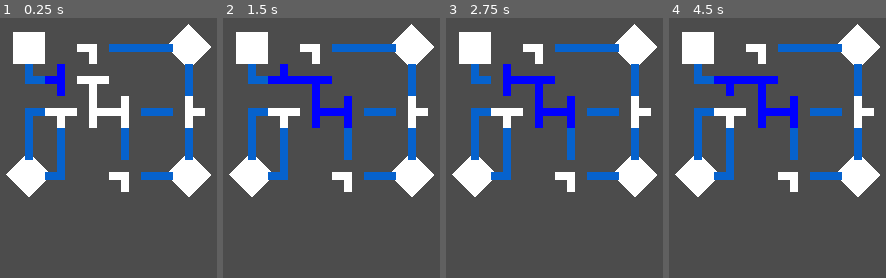
Above: before the commit, frames 1-4 (left to right).
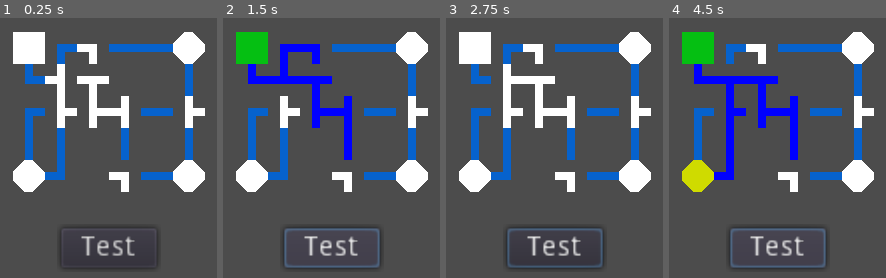
Above: after the commit, the same moments.

Repository: Misignu/Godot-Wild-Jam-24
Game: Godot game, scene res://src/Objects/MotherPuzzle.tscn
Same seed, same stepped clock (60 frames per second), same inputs: the game is played once before the commit and once after it. The project has no main scene, so this scene is started directly.
Inputs (mouse positions are in pixels of both pictures, inside the frame that each line leads up to):
- Up to frame 1 (0.25 s): no input
- Up to frame 2 (1.5 s): click (283, 80) at 0.52 s; click (331, 246) at 1.25 s, where only the run after the commit has a clickable "Test"
- Up to frame 3 (2.75 s): click (506, 80) at 2.02 s
- Up to frame 4 (4.5 s): click (777, 246) at 2.75 s, where only the run after the commit has a clickable "Test"; click (729, 80) at 3.52 s; click (777, 246) at 4.25 s, where only the run after the commit has a clickable "Test"

The runs differ from the first frame. In frame 1, 3.9% of the frame differs, in the area x 2-98%, y 2-97%; in frame 2, 7.0%; in frame 3, 6.1%; in frame 4, 9.2%.

Commit message:
Energy Transmission Fixed

Diff:
--- a/src/Objects/MotherPuzzle.tscn
+++ b/src/Objects/MotherPuzzle.tscn
@@ -2,34 +2,79 @@
 
 [ext_resource path="res://src/Objects/MotherPuzzle/ConnectorsShapes/TShapeConnector.tscn" type="PackedScene" id=1]
 [ext_resource path="res://src/Objects/MotherPuzzle/ConnectorsShapes/LShapeConnector.tscn" type="PackedScene" id=2]
-[ext_resource path="res://src/Objects/MotherPuzzle/InterestPoints/EnergyIn2.tscn" type="PackedScene" id=3]
 [ext_resource path="res://src/Objects/MotherPuzzle/InterestPoints/EnergyOut.tscn" type="PackedScene" id=4]
-[ext_resource path="res://src/Objects/MotherPuzzle/InterestPoints/EnergyIn1.tscn" type="PackedScene" id=5]
-[ext_resource path="res://src/Objects/MotherPuzzle/InterestPoints/EnergyIn3.tscn" type="PackedScene" id=6]
+[ext_resource path="res://src/Objects/MotherPuzzle/InterestPoints/EnergyIn.tscn" type="PackedScene" id=6]
+[ext_resource path="res://src/Objects/MotherPuzzle/ConnectorsShapes/Shapes/LShape.tscn" type="PackedScene" id=7]
+[ext_resource path="res://src/Objects/MotherPuzzle/ConnectorsShapes/Shapes/LineShape.tscn" type="PackedScene" id=8]
 
 [node name="MotherPuzzle" type="Node"]
-
-[node name="Paths" type="Node" parent="."]
-
-[node name="LinePath" type="Polygon2D" parent="Paths"]
-position = Vector2( -274, -108 )
-color = Color( 0.027451, 0.388235, 0.807843, 1 )
-polygon = PoolVector2Array( 440, 220, 440, 204, 444, 204, 444, 220 )
-
-[node name="Path8" type="Polygon2D" parent="Paths"]
-position = Vector2( -274, -108 )
-color = Color( 0.027451, 0.388235, 0.807843, 1 )
-polygon = PoolVector2Array( 450, 194, 466, 194, 466, 198, 450, 198 )
 
 [node name="InterestPoints" type="Node" parent="."]
 
 [node name="EnergyOut" parent="InterestPoints" instance=ExtResource( 4 )]
+position = Vector2( 112, 48 )
 
-[node name="EnergyIn2" parent="InterestPoints" instance=ExtResource( 3 )]
+[node name="EnergyIn1" parent="InterestPoints" instance=ExtResource( 6 )]
+position = Vector2( 112, 112 )
 
-[node name="EnergyIn1" parent="InterestPoints" instance=ExtResource( 5 )]
+[node name="LineShape" parent="InterestPoints/EnergyIn1" instance=ExtResource( 8 )]
+position = Vector2( 8, -8 )
+rotation = 1.5708
+color = Color( 0.027451, 0.388235, 0.807843, 1 )
+uncharged_color = Color( 0.027451, 0.388235, 0.807843, 1 )
+
+[node name="LineShape2" parent="InterestPoints/EnergyIn1" instance=ExtResource( 8 )]
+position = Vector2( 24, -8 )
+rotation = 1.5708
+color = Color( 0.027451, 0.388235, 0.807843, 1 )
+uncharged_color = Color( 0.027451, 0.388235, 0.807843, 1 )
+
+[node name="LShape" parent="InterestPoints/EnergyIn1" instance=ExtResource( 7 )]
+position = Vector2( 7.99997, -24 )
+rotation = 1.5708
+color = Color( 0.027451, 0.388235, 0.807843, 1 )
+uncharged_color = Color( 0.027451, 0.388235, 0.807843, 1 )
+
+[node name="LShape2" parent="InterestPoints/EnergyIn1" instance=ExtResource( 7 )]
+position = Vector2( 24, 8 )
+rotation = -1.5708
+color = Color( 0.027451, 0.388235, 0.807843, 1 )
+uncharged_color = Color( 0.027451, 0.388235, 0.807843, 1 )
+
+[node name="EnergyIn2" parent="InterestPoints" instance=ExtResource( 6 )]
+position = Vector2( 208, 64 )
+rotation = 3.14159
+
+[node name="LineShape" parent="InterestPoints/EnergyIn2" instance=ExtResource( 8 )]
+position = Vector2( 24, 8 )
+color = Color( 0.027451, 0.388235, 0.807843, 1 )
+uncharged_color = Color( 0.027451, 0.388235, 0.807843, 1 )
+
+[node name="LineShape2" parent="InterestPoints/EnergyIn2" instance=ExtResource( 8 )]
+position = Vector2( 40, 8 )
+color = Color( 0.027451, 0.388235, 0.807843, 1 )
+uncharged_color = Color( 0.027451, 0.388235, 0.807843, 1 )
+
+[node name="LineShape3" parent="InterestPoints/EnergyIn2" instance=ExtResource( 8 )]
+position = Vector2( 8, -8 )
+rotation = 1.5708
+color = Color( 0.027451, 0.388235, 0.807843, 1 )
+uncharged_color = Color( 0.027451, 0.388235, 0.807843, 1 )
 
 [node name="EnergyIn3" parent="InterestPoints" instance=ExtResource( 6 )]
+position = Vector2( 192, 128 )
+rotation = -1.5708
+
+[node name="LineShape" parent="InterestPoints/EnergyIn3" instance=ExtResource( 8 )]
+position = Vector2( 8, -8 )
+rotation = -1.5708
+color = Color( 0.027451, 0.388235, 0.807843, 1 )
+uncharged_color = Color( 0.027451, 0.388235, 0.807843, 1 )
+
+[node name="LineShape2" parent="InterestPoints/EnergyIn3" instance=ExtResource( 8 )]
+position = Vector2( 24, 8 )
+color = Color( 0.027451, 0.388235, 0.807843, 1 )
+uncharged_color = Color( 0.027451, 0.388235, 0.807843, 1 )
 
 [node name="Connectors" type="Node" parent="."]
 
@@ -43,7 +88,6 @@
 
 [node name="TShapeConnector3" parent="Connectors" instance=ExtResource( 1 )]
 position = Vector2( 136, 88 )
-rotation = 1.5708
 
 [node name="TShapeConnector4" parent="Connectors" instance=ExtResource( 1 )]
 position = Vector2( 200, 88 )
@@ -62,3 +106,35 @@
 [node name="LShapeConnector3" parent="Connectors" instance=ExtResource( 2 )]
 position = Vector2( 152, 56 )
 rotation = 3.14159
+
+[node name="LShape" parent="Connectors" instance=ExtResource( 7 )]
+position = Vector2( 136, 56 )
+rotation = 1.5708
+color = Color( 0.027451, 0.388235, 0.807843, 1 )
+uncharged_color = Color( 0.027451, 0.388235, 0.807843, 1 )
+
+[node name="LineShape" parent="Connectors" instance=ExtResource( 8 )]
+position = Vector2( 184, 88 )
+color = Color( 0.027451, 0.388235, 0.807843, 1 )
+uncharged_color = Color( 0.027451, 0.388235, 0.807843, 1 )
+
+[node name="LineShape2" parent="Connectors" instance=ExtResource( 8 )]
+position = Vector2( 168, 104 )
+rotation = 1.5708
+color = Color( 0.027451, 0.388235, 0.807843, 1 )
+uncharged_color = Color( 0.027451, 0.388235, 0.807843, 1 )
+
+[node name="Button" type="Button" parent="."]
+anchor_left = 0.5
+anchor_top = 0.92
+anchor_right = 0.5
+anchor_bottom = 0.92
+margin_left = -24.0
+margin_top = -20.0
+margin_right = 24.0
+margin_bottom = -35.0
+text = "Test"
+__meta__ = {
+"_edit_use_anchors_": false
+}
+[connection signal="pressed" from="Button" to="InterestPoints/EnergyOut" method="_on_Button_pressed"]
--- a/src/Objects/MotherPuzzle/Connector.gd
+++ b/src/Objects/MotherPuzzle/Connector.gd
@@ -10,8 +10,6 @@
 
 # animate the rotation of the connector
 func _on_Button_pressed() -> void:
-	shape.call_discharge()
-
 	if timer.is_stopped():
 		timer.wait_time = 0.5
 		animate = tween.interpolate_property(self, "rotation", rotation, rotation + PI/2, 0.5)
@@ -20,3 +18,8 @@
 			tween_state = tween.start()
 
 		timer.start()
+
+# wait for the answer verification
+func wait():
+	timer.wait_time = 0.7
+	timer.start()
--- a/src/Objects/MotherPuzzle/ConnectorsShapes/LShapeConnector.tscn
+++ b/src/Objects/MotherPuzzle/ConnectorsShapes/LShapeConnector.tscn
@@ -3,6 +3,8 @@
 [ext_resource path="res://src/Objects/MotherPuzzle/Connector.tscn" type="PackedScene" id=1]
 [ext_resource path="res://src/Objects/MotherPuzzle/ConnectorsShapes/Shapes/LShape.tscn" type="PackedScene" id=2]
 
-[node name="LShapeConnector" instance=ExtResource( 1 )]
+[node name="LShapeConnector" groups=[
+"shape_connectors",
+] instance=ExtResource( 1 )]
 
 [node name="Shape" parent="." index="1" instance=ExtResource( 2 )]
--- a/src/Objects/MotherPuzzle/ConnectorsShapes/Shapes/LShape.tscn
+++ b/src/Objects/MotherPuzzle/ConnectorsShapes/Shapes/LShape.tscn
@@ -23,8 +23,8 @@
 		color = uncharged_color
 
 
-# verifing if the shape is charged
-func _physics_process(_delta: float) -> void:
+# verify if the shape is charged
+func _physics_process(delta: float) -> void:
 	transmitter1_charged = is_receiver_charged(receiver1)
 
 	transmitter2_charged = is_receiver_charged(receiver2)
@@ -36,7 +36,7 @@
 		is_charged = false
 
 
-func is_receiver_charged(receiver: RayCast2D):
+func is_receiver_charged(receiver: RayCast2D) -> bool:
 	if receiver.is_colliding():
 		var shape: Node = receiver.get_collider().get_parent()
 
@@ -49,30 +49,17 @@
 	else:
 		return false
 
-
-func call_discharge():
-	discharge(receiver1)
-	discharge(receiver2)
-
-
-func discharge(receiver: RayCast2D):
-	if receiver.is_colliding():
-		var shape: Node = receiver.get_collider().get_parent()
-
-		if not shape.is_in_group(\"energy_out\"):
-			if shape.is_charged:
-				shape.is_charged = false
-				shape.transmitter1_charged = false
-				shape.transmitter2_charged = false
-
-				if shape.is_in_group(\"t_shape\"):
-					shape.transmitter3_charged = false
+func reset() -> void:
+	transmitter1_charged = false
+	transmitter2_charged = false
+	is_charged = false
 "
 
 [sub_resource type="RectangleShape2D" id=2]
 extents = Vector2( 2, 2 )
 
 [node name="LShape" type="Polygon2D" groups=[
+"connectors",
 "l_shape",
 ]]
 polygon = PoolVector2Array( -2, -8, -2, 2, 8, 2, 8, -2, 2, -2, 2, -8 )
--- /dev/null
+++ b/src/Objects/MotherPuzzle/ConnectorsShapes/Shapes/LineShape.tscn
@@ -0,0 +1,16 @@
+[gd_scene load_steps=2 format=2]
+
+[ext_resource path="res://src/Objects/MotherPuzzle/ConnectorsShapes/Shapes/LShape.tscn" type="PackedScene" id=1]
+
+[node name="LineShape" instance=ExtResource( 1 )]
+polygon = PoolVector2Array( -8, 2, -2, 2, 8, 2, 8, -2, 2, -2, -8, -2 )
+
+[node name="CollisionShape2D" parent="EnergyTransmitter1" index="0"]
+position = Vector2( -4, -4 )
+
+[node name="CollisionShape2D" parent="EnergyTransmitter2" index="0"]
+position = Vector2( 8, 0 )
+
+[node name="EnergyReceiver2" parent="." index="3"]
+position = Vector2( -8, 0 )
+rotation = 1.5708
--- a/src/Objects/MotherPuzzle/ConnectorsShapes/Shapes/TShape.tscn
+++ b/src/Objects/MotherPuzzle/ConnectorsShapes/Shapes/TShape.tscn
@@ -25,9 +25,8 @@
 		color = uncharged_color
 
 
-
 # verifing if the shape is charged
-func _physics_process(_delta: float) -> void:
+func _physics_process(delta: float) -> void:
 	transmitter1_charged = is_receiver_charged(receiver1)
 
 	transmitter2_charged = is_receiver_charged(receiver2)
@@ -41,7 +40,7 @@
 		is_charged = false
 
 
-func is_receiver_charged(receiver: RayCast2D):
+func is_receiver_charged(receiver: RayCast2D) -> bool:
 	if receiver.is_colliding():
 		var shape: Node = receiver.get_collider().get_parent()
 
@@ -54,31 +53,19 @@
 	else:
 		return false
 
-
-func call_discharge():
-	discharge(receiver1)
-	discharge(receiver2)
-	discharge(receiver3)
-
-
-func discharge(receiver: RayCast2D):
-	if receiver.is_colliding():
-		var shape: Node = receiver.get_collider().get_parent()
-
-		if not shape.is_in_group(\"energy_out\"):
-			if shape.is_charged:
-				shape.is_charged = false
-				shape.transmitter1_charged = false
-				shape.transmitter2_charged = false
-
-				if shape.is_in_group(\"t_shape\"):
-					shape.transmitter3_charged = false
+func reset() -> void:
+	transmitter1_charged = false
+	transmitter2_charged = false
+	transmitter3_charged = false
+	is_charged = false
+	print(\"oi\")
 "
 
 [sub_resource type="RectangleShape2D" id=2]
 extents = Vector2( 2, 2 )
 
 [node name="TShape" type="Polygon2D" groups=[
+"connectors",
 "t_shape",
 ]]
 polygon = PoolVector2Array( -2, -8, -2, 8, 2, 8, 2, 2, 8, 2, 8, -2, 2, -2, 2, -8 )
--- a/src/Objects/MotherPuzzle/ConnectorsShapes/TShapeConnector.tscn
+++ b/src/Objects/MotherPuzzle/ConnectorsShapes/TShapeConnector.tscn
@@ -3,6 +3,8 @@
 [ext_resource path="res://src/Objects/MotherPuzzle/Connector.tscn" type="PackedScene" id=1]
 [ext_resource path="res://src/Objects/MotherPuzzle/ConnectorsShapes/Shapes/TShape.tscn" type="PackedScene" id=2]
 
-[node name="TShapeConnector" instance=ExtResource( 1 )]
+[node name="TShapeConnector" groups=[
+"shape_connectors",
+] instance=ExtResource( 1 )]
 
 [node name="Shape" parent="." index="1" instance=ExtResource( 2 )]
--- /dev/null
+++ b/src/Objects/MotherPuzzle/InterestPoints/EnergyIn.tscn
@@ -0,0 +1,68 @@
+[gd_scene load_steps=2 format=2]
+
+[sub_resource type="GDScript" id=1]
+script/source = "extends Polygon2D
+
+var is_charged: bool = false
+var receiver1_charged: bool = false
+var receiver2_charged: bool = false
+var half_charged: = Color(\"d0dc00\")
+var full_charged: = Color(\"06c013\")
+var discharged: = Color(\"ffffff\")
+
+onready var receiver1: RayCast2D = $EnergyReceiver1
+onready var receiver2: RayCast2D = $EnergyReceiver2
+
+
+# charged feedback
+func _process(_delta: float) -> void:
+	if receiver1_charged and receiver2_charged:
+		color = full_charged
+
+	elif receiver1_charged or receiver2_charged:
+		color = half_charged
+
+	else:
+		color = discharged
+
+
+# verify if the receivers are charged
+func _physics_process(_delta: float) -> void:
+	if receiver1.get_collider().get_parent().is_charged:
+		receiver1_charged = true
+
+	else:
+		receiver1_charged = false
+
+	if receiver2.get_collider().get_parent().is_charged:
+		receiver2_charged = true
+
+	else:
+		receiver2_charged = false
+
+	if receiver1_charged and receiver2_charged:
+		is_charged = true
+
+	else:
+		is_charged = false
+"
+
+[node name="EnergyIn" type="Polygon2D"]
+polygon = PoolVector2Array( 6, 0, 0, 6, 0, 10, 6, 16, 10, 16, 16, 10, 16, 6, 10, 0 )
+script = SubResource( 1 )
+
+[node name="EnergyReceiver1" type="RayCast2D" parent="."]
+position = Vector2( 8, 0 )
+rotation = 3.14159
+enabled = true
+cast_to = Vector2( 0, 4 )
+collide_with_areas = true
+collide_with_bodies = false
+
+[node name="EnergyReceiver2" type="RayCast2D" parent="."]
+position = Vector2( 16, 8 )
+rotation = -1.5708
+enabled = true
+cast_to = Vector2( 0, 4 )
+collide_with_areas = true
+collide_with_bodies = false
--- a/src/Objects/MotherPuzzle/InterestPoints/EnergyIn1.tscn
+++ /dev/null
@@ -1,21 +0,0 @@
-[gd_scene format=2]
-
-[node name="EnergyIn1" type="Polygon2D"]
-position = Vector2( 200, 108 )
-rotation = 0.785398
-scale = Vector2( 0.4, 0.4 )
-polygon = PoolVector2Array( 0, 0, 0, 40, 40, 40, 40, 0 )
-
-[node name="Path1" type="Polygon2D" parent="."]
-position = Vector2( -1219.76, 456.084 )
-rotation = -0.785398
-scale = Vector2( 2.5, 2.5 )
-color = Color( 0.027451, 0.388235, 0.807843, 1 )
-polygon = PoolVector2Array( 472, 220, 472, 204, 476, 204, 476, 220 )
-
-[node name="Path2" type="Polygon2D" parent="."]
-position = Vector2( -1219.76, 456.084 )
-rotation = -0.785398
-scale = Vector2( 2.5, 2.5 )
-color = Color( 0.027451, 0.388235, 0.807843, 1 )
-polygon = PoolVector2Array( 466, 226, 450, 226, 450, 230, 466, 230 )
--- a/src/Objects/MotherPuzzle/InterestPoints/EnergyIn2.tscn
+++ /dev/null
@@ -1,21 +0,0 @@
-[gd_scene format=2]
-
-[node name="EnergyIn2" type="Polygon2D"]
-position = Vector2( 200, 44 )
-rotation = 0.785398
-scale = Vector2( 0.4, 0.4 )
-polygon = PoolVector2Array( 0, 0, 0, 40, 40, 40, 40, 0 )
-
-[node name="Path1" type="Polygon2D" parent="."]
-position = Vector2( -1106.62, 569.221 )
-rotation = -0.785398
-scale = Vector2( 2.5, 2.5 )
-color = Color( 0.027451, 0.388235, 0.807843, 1 )
-polygon = PoolVector2Array( 466, 162, 434, 162, 434, 166, 466, 166 )
-
-[node name="Path2" type="Polygon2D" parent="."]
-position = Vector2( -1106.62, 569.221 )
-rotation = -0.785398
-scale = Vector2( 2.5, 2.5 )
-color = Color( 0.027451, 0.388235, 0.807843, 1 )
-polygon = PoolVector2Array( 472, 172, 472, 188, 476, 188, 476, 172 )
--- a/src/Objects/MotherPuzzle/InterestPoints/EnergyIn3.tscn
+++ /dev/null
@@ -1,21 +0,0 @@
-[gd_scene format=2]
-
-[node name="EnergyIn3" type="Polygon2D"]
-position = Vector2( 120, 108 )
-rotation = 0.785398
-scale = Vector2( 0.4, 0.4 )
-polygon = PoolVector2Array( 0, 0, 0, 40, 40, 40, 40, 0 )
-
-[node name="Path1" type="Polygon2D" parent="."]
-position = Vector2( -1078.34, 314.663 )
-rotation = -0.785398
-scale = Vector2( 2.5, 2.5 )
-color = Color( 0.027451, 0.388235, 0.807843, 1 )
-polygon = PoolVector2Array( 402, 194, 392, 194, 392, 220, 396, 220, 396, 198, 402, 198 )
-
-[node name="Path2" type="Polygon2D" parent="."]
-position = Vector2( -1078.34, 314.663 )
-rotation = -0.785398
-scale = Vector2( 2.5, 2.5 )
-color = Color( 0.027451, 0.388235, 0.807843, 1 )
-polygon = PoolVector2Array( 402, 226, 408, 226, 408, 204, 412, 204, 412, 230, 402, 230 )
--- a/src/Objects/MotherPuzzle/InterestPoints/EnergyOut.tscn
+++ b/src/Objects/MotherPuzzle/InterestPoints/EnergyOut.tscn
@@ -1,31 +1,64 @@
-[gd_scene load_steps=3 format=2]
+[gd_scene load_steps=4 format=2]
+
+[ext_resource path="res://src/Objects/MotherPuzzle/ConnectorsShapes/Shapes/LShape.tscn" type="PackedScene" id=1]
 
 [sub_resource type="GDScript" id=1]
 script/source = "extends Polygon2D
 
-var is_charged: bool = true
+var is_charged: bool = false
+var is_right_answer: bool = false
+var enabled: = Color(\"06c013\")
+var disabled: = Color(\"ffffff\")
+
+onready var timer: Timer = $Timer
+
+
+func _on_Button_pressed() -> void:
+	timer.wait_time = 0.7
+
+	if timer.is_stopped():
+		is_charged = true
+		color = enabled
+		timer.start()
+		get_tree().call_group(\"shape_connectors\", \"wait\")
+		verify_answer()
+
+
+func verify_answer():
+	is_right_answer = false
+
+
+func _on_Timer_timeout() -> void:
+	if is_right_answer:
+		pass
+	else:
+		is_charged = false
+		color = disabled
+		get_tree().call_group(\"connectors\", \"reset\")
 "
 
 [sub_resource type="RectangleShape2D" id=2]
-extents = Vector2( 1.66666, 1.66667 )
+extents = Vector2( 2, 2 )
 
 [node name="EnergyOut" type="Polygon2D" groups=[
 "energy_out",
 ]]
-position = Vector2( 112, 48 )
-scale = Vector2( 1.2, 1.2 )
-polygon = PoolVector2Array( 0, 0, 0, 13.3333, 13.3333, 13.3333, 13.3333, 0 )
+polygon = PoolVector2Array( 0, 0, 0, 16, 16, 16, 16, 0 )
 script = SubResource( 1 )
 
-[node name="Path1" type="Polygon2D" parent="."]
-position = Vector2( -286.667, -150 )
-scale = Vector2( 0.833333, 0.833333 )
-color = Color( 0.027451, 0.388235, 0.807843, 1 )
-polygon = PoolVector2Array( 350, 196, 350, 206, 360, 206, 360, 202, 354, 202, 354, 196 )
-
-[node name="Area2D" type="Area2D" parent="."]
+[node name="Transmitter" type="Area2D" parent="."]
 position = Vector2( -3.33333, 0 )
 
-[node name="CollisionShape2D" type="CollisionShape2D" parent="Area2D"]
-position = Vector2( 13.3333, 20 )
+[node name="CollisionShape2D" type="CollisionShape2D" parent="Transmitter"]
+position = Vector2( 11.3333, 14 )
 shape = SubResource( 2 )
+
+[node name="Shape" parent="." instance=ExtResource( 1 )]
+position = Vector2( 8, 24 )
+color = Color( 0.027451, 0.388235, 0.807843, 1 )
+uncharged_color = Color( 0.027451, 0.388235, 0.807843, 1 )
+
+[node name="Timer" type="Timer" parent="."]
+wait_time = 0.6
+one_shot = true
+[connection signal="timeout" from="Timer" to="." method="_on_Timer_timeout"]
